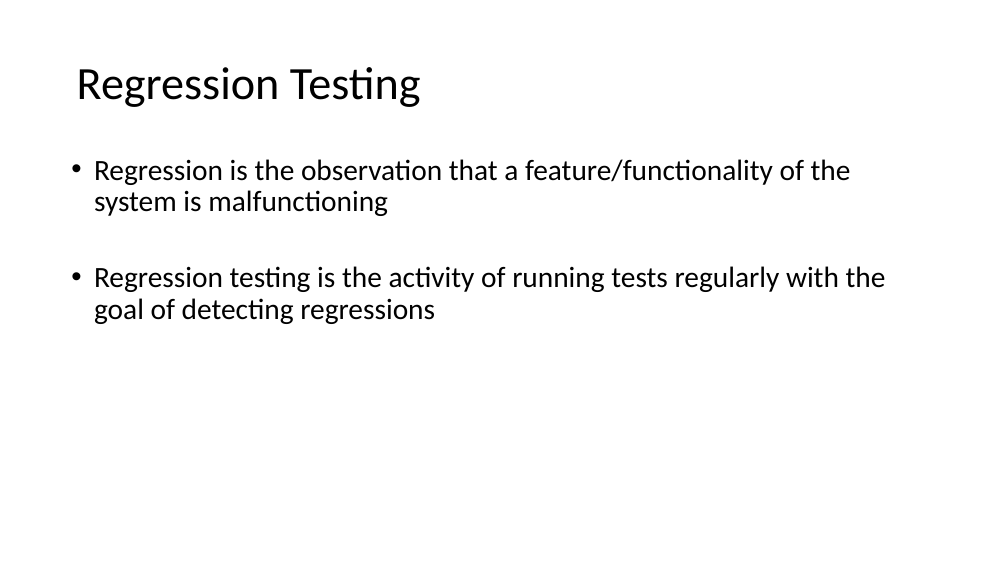
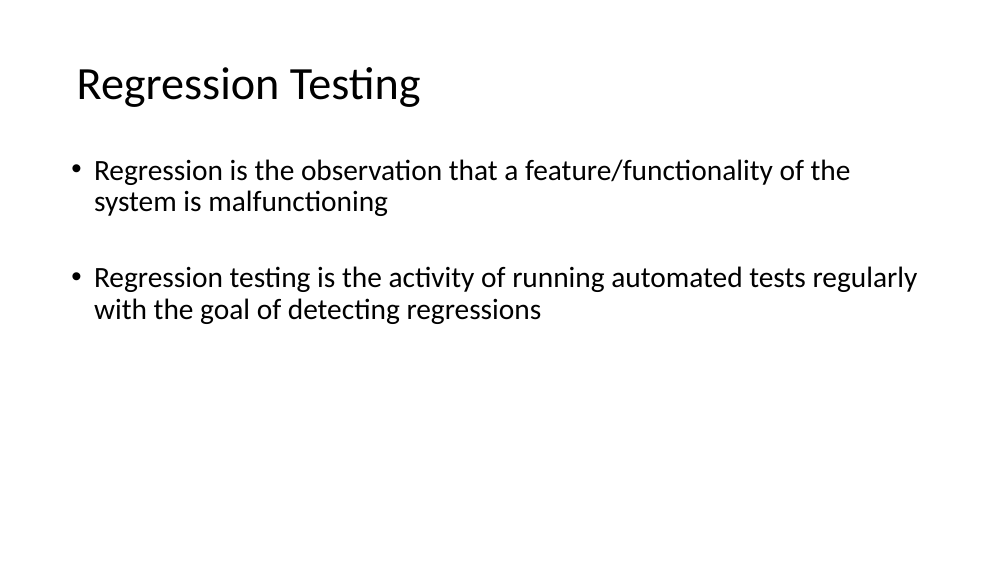
Before and after one commit to damorim/testing-cin-minicourse, a slide deck: slide 29 of testing-minicourse.pptx (slide 26 before the commit). Drawn at 1008x567 pixels with LibreOffice and Linux fonts; fonts in the diff are those of the drawing. Boxes give left, top, right and bottom in pixels: in the first picture for what was removed or moved away, otherwise in the second. Text is boxed around its words. In the diff, an @@ line names an element or a change of style, - is before the commit and + after.

```diff
--- a/testing-minicourse.pptx
+++ b/testing-minicourse.pptx
@@ text at (94, 266, 918, 324): text changed @@
-• Regression testing is the activity of running tests regularly with the goal of detecting regressions
+• Regression testing is the activity of running automated tests regularly with the goal of detecting regressions
```
Also in this commit, not shown: 19 other slides changed, 30 slides added, 4 slides removed.
